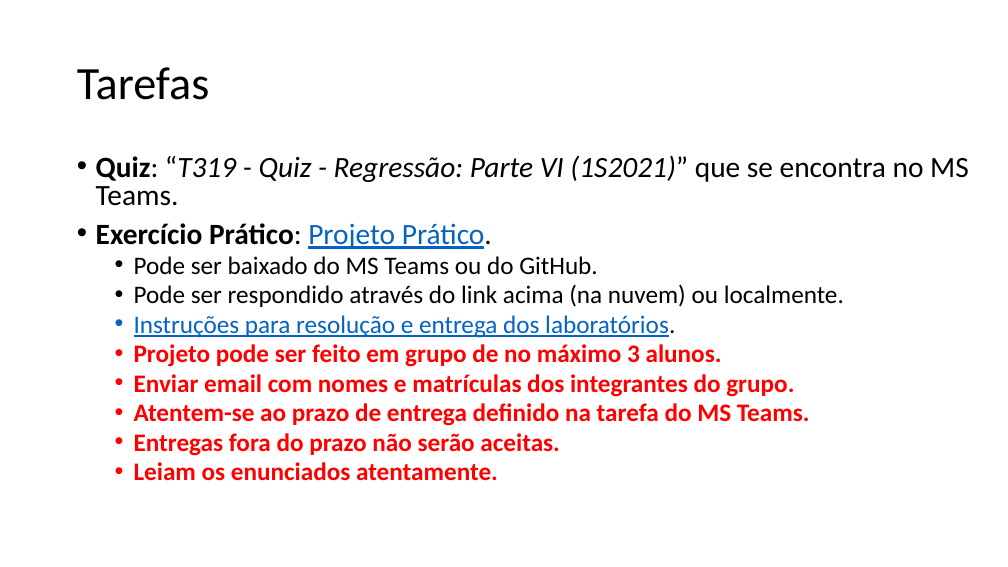
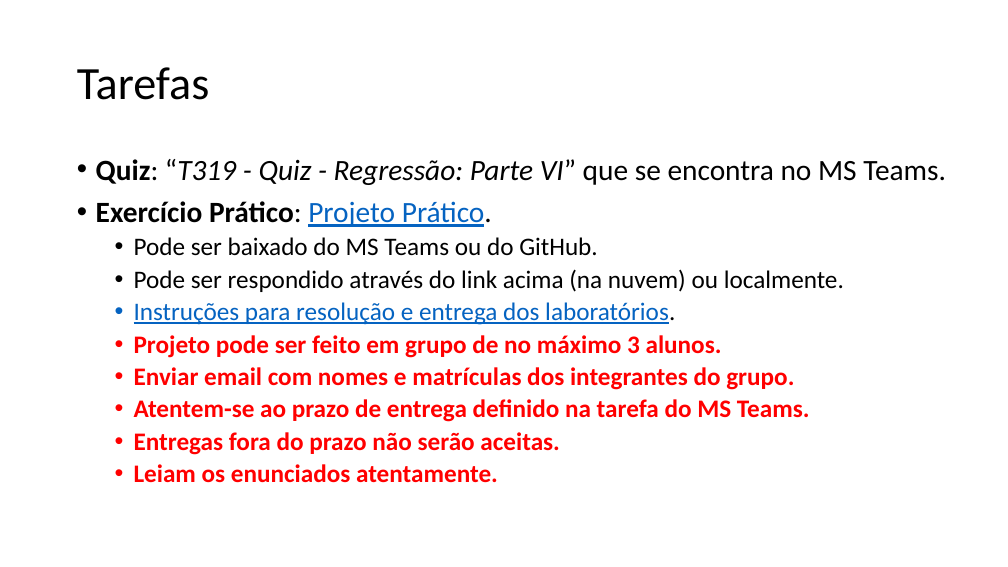
Before and after one commit to zz4fap/t319_aprendizado_de_maquina, a slide deck: slide 14 of slides/T319_Regressão_Linear (Parte VI).pptx. Drawn at 1008x567 pixels with LibreOffice and Linux fonts; fonts in the diff are those of the drawing. Boxes give left, top, right and bottom in pixels: in the first picture for what was removed or moved away, otherwise in the second. Text is boxed around its words. In the diff, an @@ line names an element or a change of style, - is before the commit and + after.

```diff
--- a/slides/T319_Regressão_Linear (Parte VI).pptx
+++ b/slides/T319_Regressão_Linear (Parte VI).pptx
@@ text at (96, 159, 946, 185): text changed; italic off @@
-• Quiz: “T319 - Quiz - Regressão: Parte VI (1S2021)” que se encontra no MS Teams.
+• Quiz: “T319 - Quiz - Regressão: Parte VI” que se encontra no MS Teams.
@@ text at (96, 201, 844, 483): line spacing 0.8 to 0.9 @@
```
Also in this commit, not shown: 12 other files.
